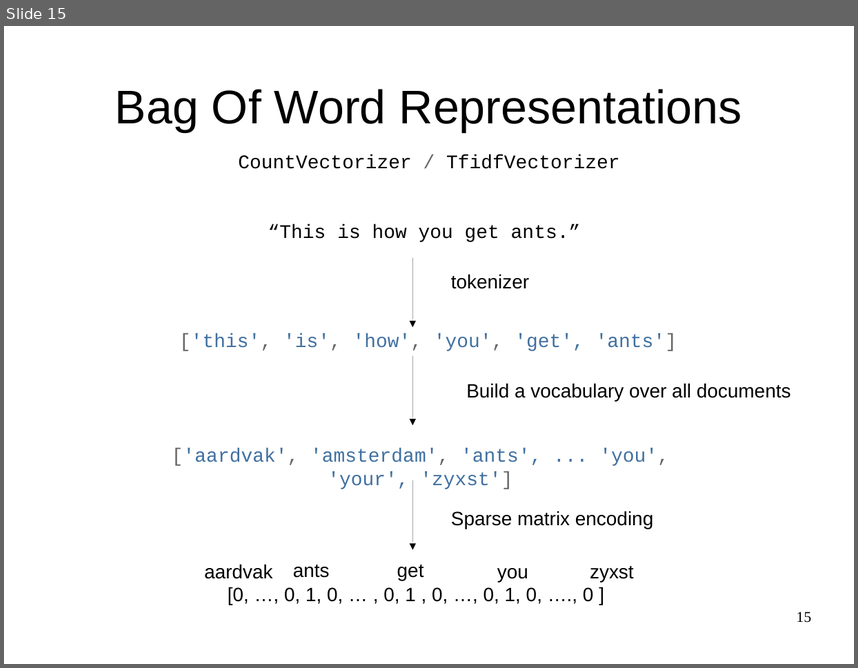
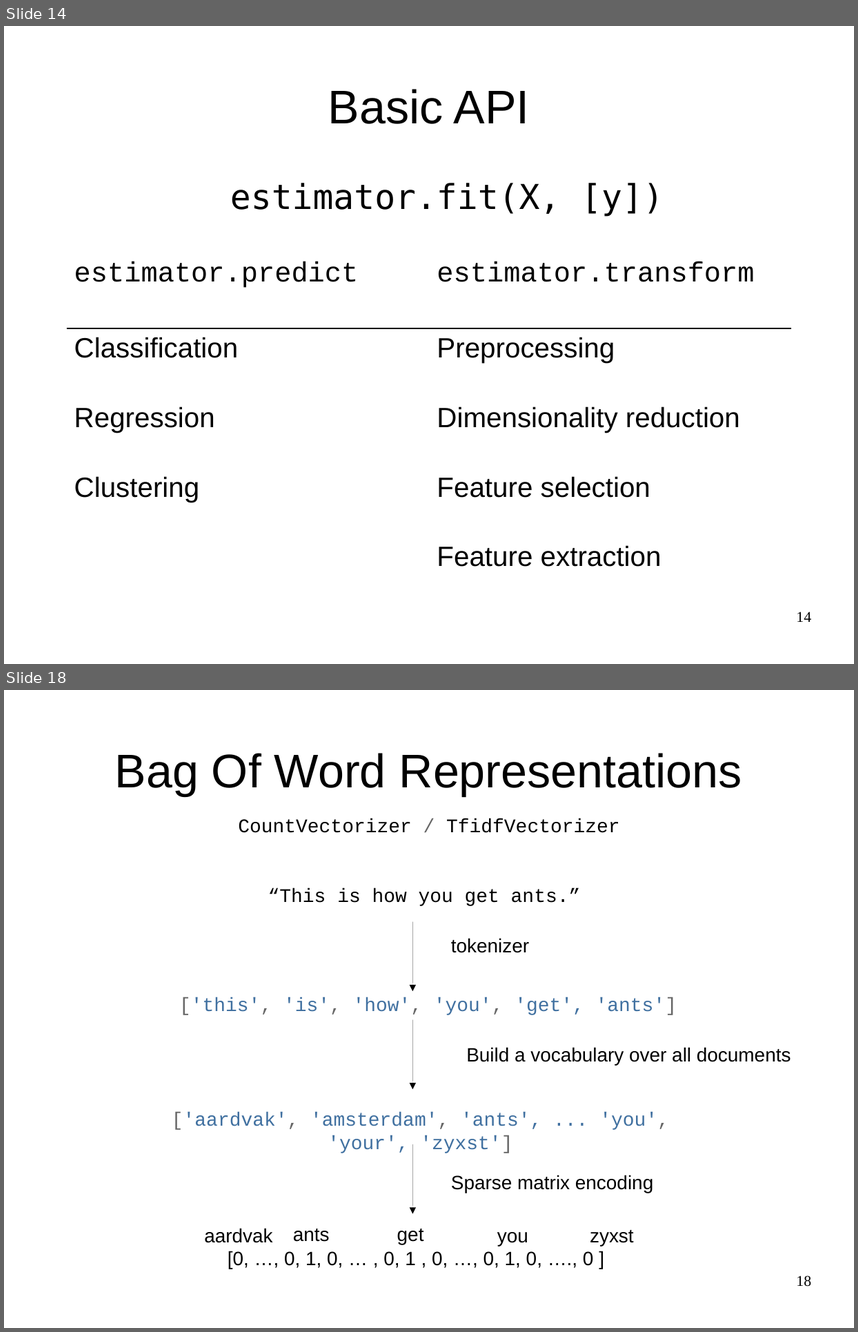
Before and after one commit to amueller/talks_odt, a slide deck: machine-learning-with-scikit-learn - pydata strata nyc 2015 - 45 minutes.odp. Shown one above the other, each under a label of ours: slide 15 before the commit, slides 14 and 18 after it; the slides between them are not shown. The pictures are 858x668 and 858x1332 pixels, drawn with LibreOffice and Linux fonts; fonts in the diff are those of the drawing. Boxes give left, top, right and bottom in pixels: in the first picture for what was removed or moved away, otherwise in the second. Text is boxed around its words. In the diff, an @@ line names an element or a change of style, - is before the commit and + after.

```diff
--- a/machine-learning-with-scikit-learn - pydata strata nyc 2015 - 45 minutes.odp
+++ b/machine-learning-with-scikit-learn - pydata strata nyc 2015 - 45 minutes.odp
@@ slide 14 added at (x1=4, y1=26, x2=854, y2=664), background #FFFFFF @@
@@ title added at (x1=328, y1=89, x2=530, y2=124), 44 pt, text #000000 @@
+Basic API
@@ text added at (x1=230, y1=183, x2=664, y2=216), 32 pt, text #000000 @@
+estimator.fit(X, [y])
@@ table added at (x1=67, y1=254, x2=791, y2=607), 5 rows, 2 columns @@
+estimator.predict | estimator.transform
+Classification | Preprocessing
+Regression | Dimensionality reduction
+Clustering | Feature selection
+ | Feature extraction
@@ page number added at (x1=796, y1=611, x2=811, y2=621), 14 pt, text #000000 @@
+14
@@ what was slide 15 is now slide 18 @@
@@ page number at (x1=796, y1=1275, x2=811, y2=1286): text changed @@
-15
+18
```
Also in this commit, not shown: 37 slides changed, 6 other slides added, 4 slides removed.
